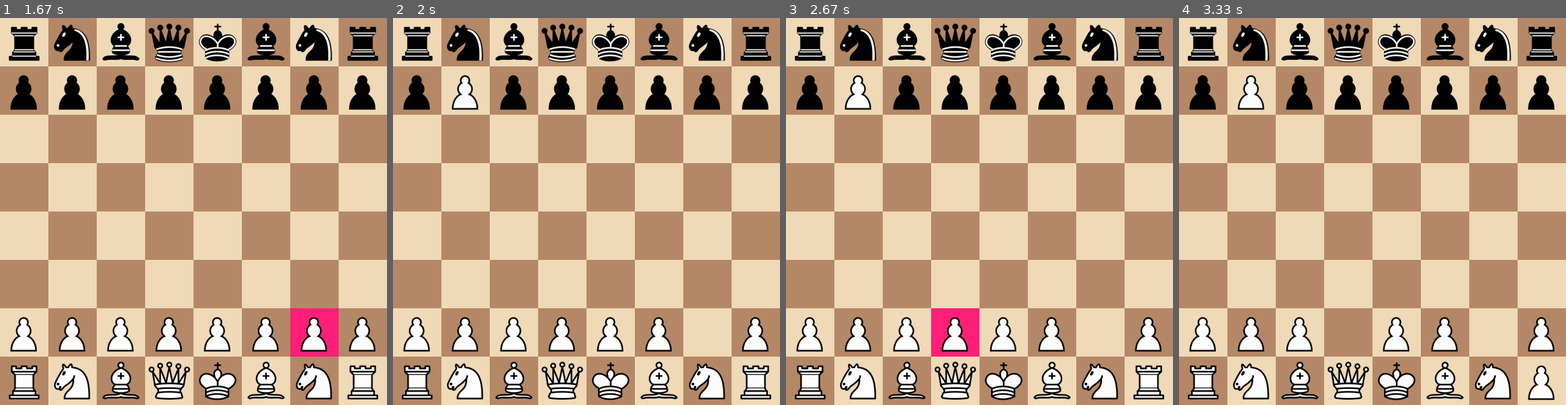
Above: before the commit, frames 1-4 (left to right).
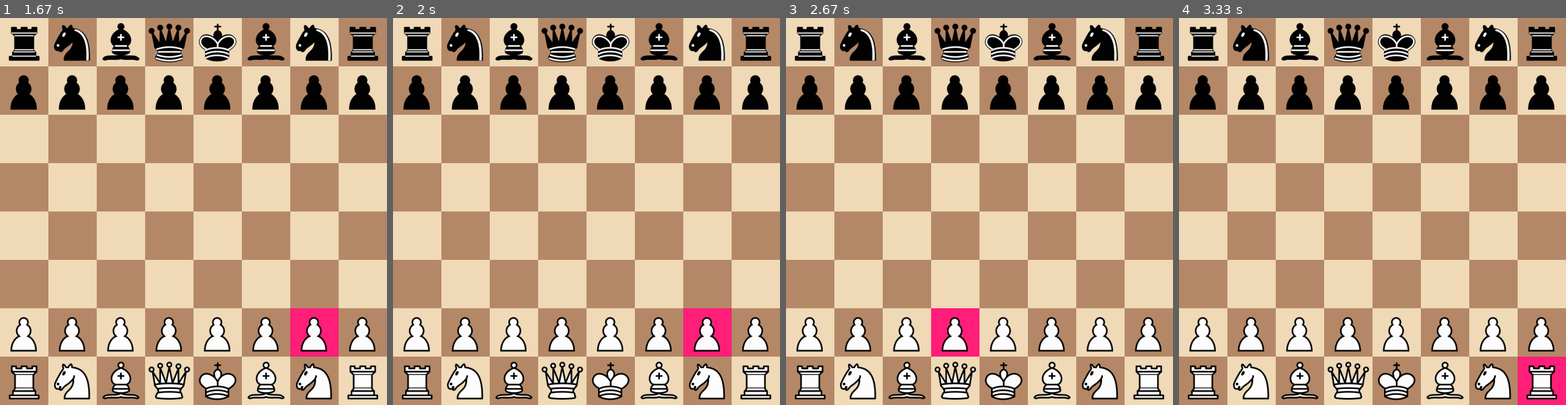
Above: after the commit, the same moments.

Repository: idostep/ChessProject
Game: pygame game, started from main.py
The game is run twice, just before and just after one commit, with the same random seed, the same clock (stepped at 60 frames per second) and the same inputs.
Inputs (mouse positions are in pixels of both pictures, inside the frame that each line leads up to):
- Up to frame 1 (1.67 s): click (193, 211) at 0.38 s; click (332, 346) at 1.22 s; move the mouse to (92, 68) at 1.5 s
- Up to frame 2 (2 s): click (485, 68) at 1.68 s
- Up to frame 3 (2.67 s): click (960, 312) at 2.18 s; move the mouse to (1126, 358) at 2.5 s
- Up to frame 4 (3.33 s): click (1519, 358) at 2.78 s; move the mouse to (1449, 180) at 3.2 s

Frame 1 is identical in both runs. In frame 2, 1.9% of the frame differs, in the area x 15-88%, y 15-88%; in frame 3, 0.7%; in frame 4, 2.5%, in the area x 15-100%, y 15-100%.

Commit message:
so much work

Diff:
--- a/chess.py
+++ b/chess.py
@@ -60,12 +60,12 @@
         self.Border = 'bT','bC','bF','bD','bR','bF','bC','bT'
 
         #------application de l'ordre de pieces------
-    def setupPiecesOrder(self):
+    '''def setupPiecesOrder(self):
         for i in range(8):
             self.board[i] = self.Norder[i]
             self.board[i+8+8*6]=self.Border[i]
             self.board[i+8]='nP'
-            self.board[i+8+8*5]='bP'
+            self.board[i+8+8*5]='bP'''
 
     def WhoseTurn(self) -> Couleur:
         """
@@ -112,15 +112,24 @@
             print('\n')
 
     #------deplacement d'une piece sur le board------ input E3e4 outpout 52,36
-    def translate_moves(self,played):
+    def translate_moves(self,played,type):
         values = {'a':0,'b':1,'c':2,'d':3,'e':4,'f':5,'g':6,'h':7}
-        from_ = int(values[played[0].lower()])+((8-int(played[1]))*8)
-        to_ = int(values[played[2].lower()])+((8-int(played[3]))*8)
+        if type == 'number':
+            from_ = int(values[played[0].lower()])+((8-int(played[1]))*8)
+            to_ = int(values[played[2].lower()])+((8-int(played[3]))*8)
+
+        if type == 'coord':
+            from_ = int(values[played[0].lower()]),((8-int(played[1])))
+            to_ = int(values[played[2].lower()]),((8-int(played[3])))
         return from_, to_
 
-    def translate_move(self,played):
+    def translate_move(self,played,type):
         values = {'a':0,'b':1,'c':2,'d':3,'e':4,'f':5,'g':6,'h':7}
-        return int(values[played[0].lower()]), ((8-int(played[1])))
+        if type == 'coord':
+            played = int(values[played[0].lower()]), ((8-int(played[1])))
+        if type == 'number':
+            played = int(values[played[0].lower()])+ ((8-int(played[1]))*8)
+        return played
 
 #------piecemove------
     def move_piece(self,from_to):
@@ -130,7 +139,7 @@
         self.board[from_] = ''
 
     def convertCoordCaseToXY(self,coordCase):
-        x,y=self.translate_move(coordCase)
+        x,y=self.translate_move(coordCase, 'coord')
         return x,y
 
     def getPieceOnCoord(self, coordCase):
@@ -139,6 +148,106 @@
             return self.pieces[self.board[x+y*8]]
         return None
 
+    def getPieceOnBiCoord(self, x,y):
+        if x <= 7 and y <= 7 and x >= 0 and y >= 0 and self.board[x+y*8] in self.pieces:
+            return self.pieces[self.board[x+y*8]]
+        return None
+
 
     def TestValidMove(self, fromto):
-        return True
+        piece = self.getPieceOnCoord(fromto[0]+fromto[1]).type
+        from_ , to_ = self.translate_moves(fromto,'coord')
+
+        print (f"{self.board[from_[0]+from_[1]*8]} from {from_} to {to_} {self.board[to_[0]+to_[1]*8]}")
+        if piece == 'p':
+            pawncolor = self.getPieceOnCoord(fromto[0]+fromto[1]).team
+
+            if pawncolor == Couleur.WHITE:
+                if from_[0] == to_[0] and from_[1] == to_[1]+1 and self.board[to_[0]+to_[1]*8] == '':
+                    return True
+
+                if from_[1] == 6 and from_[0] == to_[0] and to_[1] == 4 and self.board[5*8 + from_[0]] == '':
+                    return True
+                if self.getPieceOnCoord(fromto[2]+fromto[3]) != None:
+                    eatcolor = self.getPieceOnCoord(fromto[2]+fromto[3]).team
+                    if eatcolor != Couleur.WHITE and from_[1] == to_[1]+1 and (from_[0] == to_[0]+1 or from_[0] == to_[0]-1):
+                        return True
+                return False
+
+            elif pawncolor == Couleur.BLACK:
+                if from_[0] == to_[0] and from_[1] == to_[1]-1 and self.board[to_[0]+to_[1]*8] == '':
+                    return True
+                if from_[1] == 1 and from_[0] == to_[0] and to_[1] == 3 and self.board[2*8 + from_[0]] == '':
+                    return True
+                if self.getPieceOnCoord(fromto[2]+fromto[3]) != None:
+                    eatcolor = self.getPieceOnCoord(fromto[2]+fromto[3]).team
+                    if eatcolor != Couleur.BLACK and from_[1] == to_[1]-1 and (from_[0] == to_[0]+1 or from_[0] == to_[0]-1):
+                        return True
+            return False
+
+        if piece == 'r':
+            if abs(from_[0]-to_[0]) in [0,1]  and abs(from_[1]-to_[1]) in [0,1]:
+                return True
+            return False
+
+        if piece == 'c':
+            if abs(from_[0]-to_[0]) in [2,1]  and abs(from_[1]-to_[1]) in [2,1] and abs(from_[1]-to_[1])-abs(from_[0]-to_[0]):
+                return True
+            return False
+
+        if piece == 't' or piece == 'd':
+            possiblemoves = []
+
+
+            for i in range(1,8):
+                if from_[1]+i >= 0 and self.board[from_[0]+(from_[1]-i)*8] == '':
+                    possiblemoves.append((from_[0],from_[1]-i))
+                else:
+                    if from_[0]+(from_[1]-i)*8 >= 0 and self.getPieceOnBiCoord(from_[0],(from_[1]-i)) != None and self.getPieceOnBiCoord(from_[0],(from_[1]-i)).team != self.getPieceOnBiCoord(from_[0],from_[1]).team:
+                                possiblemoves.append((from_[0],from_[1]-i))
+                    break
+
+            for i in range(1,8):
+                if from_[1]+i <= 7 and self.board[from_[0]+(from_[1]+i)*8] == '':
+                    possiblemoves.append((from_[0],from_[1]+i))
+                else:
+                    if from_[0]+(from_[1]+i)*8 <= 64 and self.getPieceOnBiCoord(from_[0],(from_[1]+i)) != None and self.getPieceOnBiCoord(from_[0],(from_[1]+i)).team != self.getPieceOnBiCoord(from_[0],from_[1]).team:
+                                possiblemoves.append((from_[0],from_[1]+i))
+                    break
+
+            for i in range(1,8):
+                if from_[0]-i >= 0 and self.board[from_[0]-i+from_[1]*8] == '':
+                    possiblemoves.append((from_[0]-i,from_[1]))
+                else:
+                    if from_[0]-i+from_[1]*8 >= 0 and self.getPieceOnBiCoord(from_[0]-i,(from_[1])) != None and self.getPieceOnBiCoord(from_[0]-i,from_[1]).team != self.getPieceOnBiCoord(from_[0],from_[1]).team:
+                                possiblemoves.append((from_[0]-i,from_[1]))
+                    break
+
+            for i in range(1,8):
+                if from_[0]+i <= 7 and self.board[from_[0]+i+from_[1]*8] == '':
+                    possiblemoves.append((from_[0]+i,from_[1]))
+                else:
+                    if from_[0]+i+from_[1]*8 <= 64 and self.getPieceOnBiCoord(from_[0]+i,(from_[1])) != None and self.getPieceOnBiCoord(from_[0]+i,from_[1]).team != self.getPieceOnBiCoord(from_[0],from_[1]).team:
+                                possiblemoves.append((from_[0]+i,from_[1]))
+                    break
+
+
+
+            if (to_[0] , to_[1]) in possiblemoves:
+                return True
+
+        if piece == 'f' or piece == 'd':
+            return True
+
+
+
+        return False
+
+
+
+    def setupPiecesOrder(self):
+        for i in range(8):
+            self.board[i] = self.Norder[i]
+            self.board[i+8+8*6]=self.Border[i]
+            self.board[i+8]='nP'
+            self.board[i+8+8*5]='bP'
--- a/main.py
+++ b/main.py
@@ -27,36 +27,28 @@
                         piece = echiquier.getPieceOnCoord(coordCase1)
                         if piece != None and piece.team == echiquier.WhoseTurn():
                             g.updateDisplay(echiquier, coordCase1)
-                            highlighted_case = None
                             state = 'ONECLICK'
 
                 case 'ONECLICK':
                     if g.clicktest():
                         coordCase2 =  g.GetMouseCase()
-                        if echiquier.TestValidMove(coordCase1+coordCase2):
-                            echiquier.move_piece(echiquier.translate_moves(coordCase1 + coordCase2))
+                        if coordCase1 == coordCase2:
+                            # select same case
+                            coordCase1 = None
+                            state = 'INIT'
                             g.updateDisplay(echiquier)
+                        elif echiquier.getPieceOnCoord(coordCase2) != None and echiquier.getPieceOnCoord(coordCase2).team == echiquier.WhoseTurn():
+                            #select another piece
+                            coordCase1 = coordCase2
+                            coordCase2 = None
+                            g.updateDisplay(echiquier, coordCase1)
+                        elif echiquier.TestValidMove(coordCase1+coordCase2):
+                            #selct movement
+                            echiquier.move_piece(echiquier.translate_moves(coordCase1 + coordCase2,'number'))
+                            g.updateDisplay(echiquier)
+                            echiquier.switchTurn()
                             state = 'INIT'
 
-            """
-            if echiquier.clicktest():
-                if echiquier.selected_case==None: #selection de la case 1
-                    x,y=echiquier.translate_move(echiquier.mouse_on_case())
-                    if echiquier.board[x+y*8] != '':
-                        echiquier.selected_case = echiquier.mouse_on_case()
-                        case1color = echiquier.pieces[echiquier.board[x+y*8]].team
-                elif  echiquier.selected_case == echiquier.mouse_on_case(): #selection d'une case deja selectionnée click n°2
-                    echiquier.selected_case = None
-                else: #deplacement click n°2
-                    x,y=echiquier.translate_move(echiquier.mouse_on_case())
-                    if echiquier.board[x+y*8] == "":
-                        echiquier.move_piece(echiquier.translate_moves(echiquier.selected_case + echiquier.mouse_on_case()))
-                        echiquier.selected_case = None
-                    elif case1color != echiquier.pieces[echiquier.board[x+y*8]].team:
-                        echiquier.move_piece(echiquier.translate_moves(echiquier.selected_case + echiquier.mouse_on_case()))
-                        echiquier.selected_case = None
-
-             """
             g.waitALittle()
 
 
Not shown, changed: README.md
